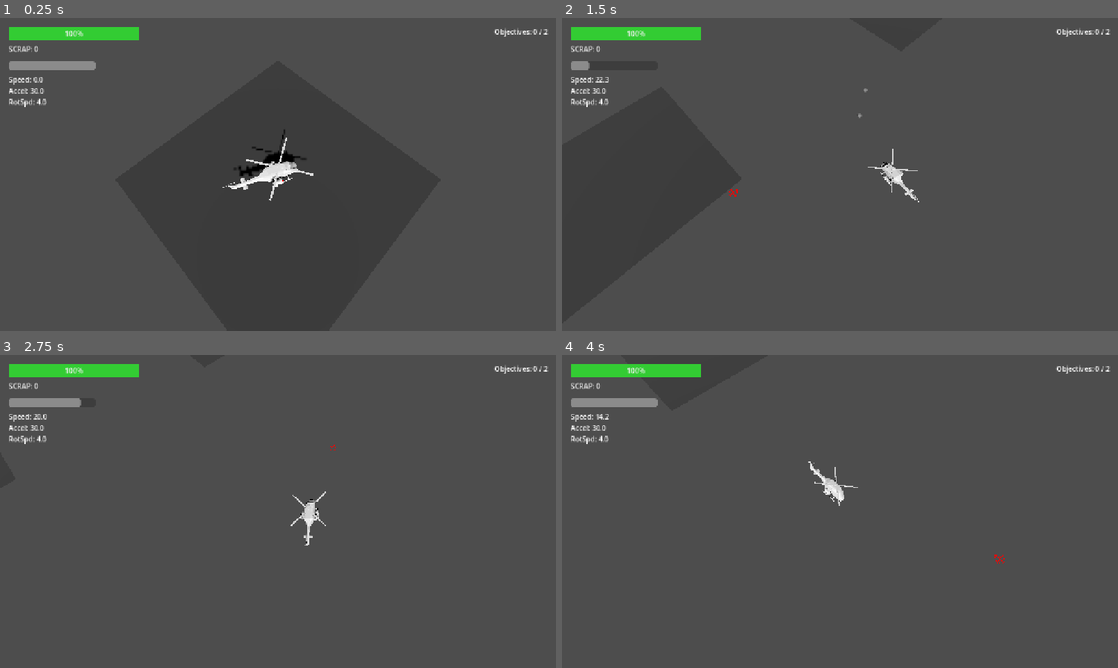
Above: before the commit, frames 1-4 (two rows, left to right).
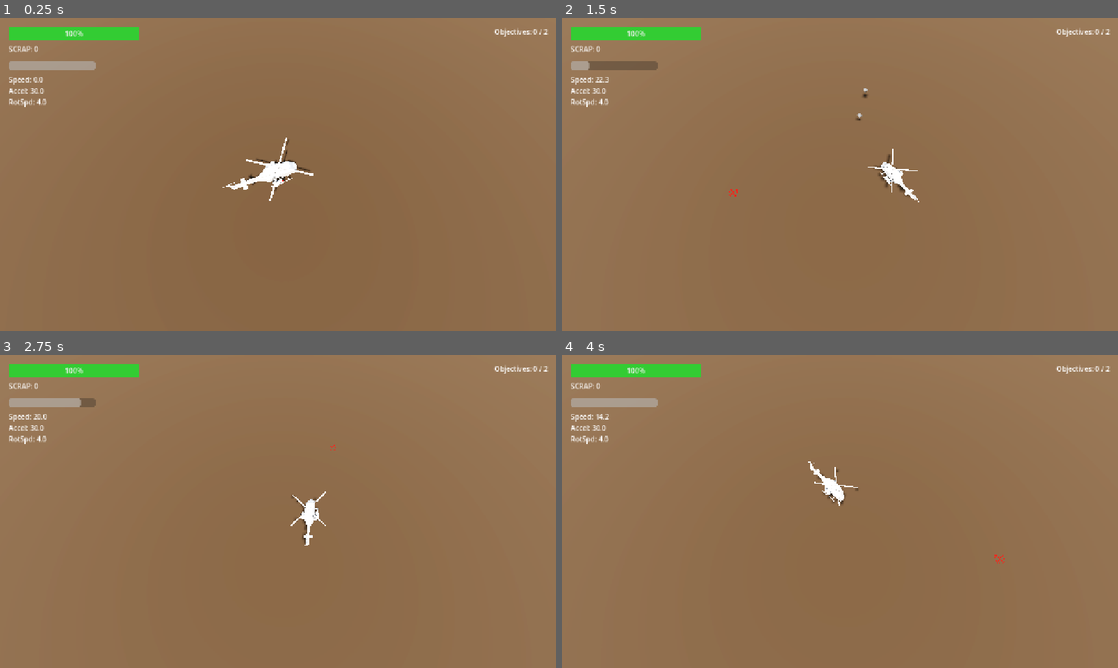
Above: after the commit, the same moments.

Repository: javiflores/helicopter
Game: Godot game, scene res://scenes/GameWorld.tscn
Two runs of this game, one before a commit and one after it. Both use one fixed random seed, a clock stepped at 60 frames per second and the inputs below.
Inputs (mouse positions are in pixels of both pictures, inside the frame that each line leads up to):
- Up to frame 1 (0.25 s): no input
- Up to frame 2 (1.5 s): move the mouse to (962, 158) at 0.52 s; hold D (move_right) 0.53-1.28 s; tap Space (dash) at 0.6 s; click (962, 158) at 0.67 s; move the mouse to (728, 190) at 1.27 s; hold S (move_back) from 1.28 s (still down); click (728, 190) at 1.35 s
- Up to frame 3 (2.75 s): move the mouse to (333, 442) at 2.02 s; release S (move_back) at 2.03 s; hold D (move_right) from 2.03 s (still down); right-click (333, 442) at 2.1 s
- Up to frame 4 (4 s): move the mouse to (812, 574) at 2.77 s; release D (move_right) at 2.78 s; hold W (move_forward) 2.78-3.53 s; tap E (interact) at 2.85 s; click (812, 574) at 2.92 s; move the mouse to (1006, 558) at 3.52 s; hold A (move_left) from 3.53 s (still down); tap F (ultimate) at 3.6 s

The runs differ from the first frame. In frame 1, 99% of the frame differs, in the area x 0-100%, y 0-100%; in frame 2, 99%; in frame 3, 99%; in frame 4, 99%.

Commit message:
added ground texture, fixed meshes

Diff:
--- /dev/null
+++ b/scenes/Environment.tscn
@@ -0,0 +1,49 @@
+[gd_scene load_steps=7 format=3]
+
+[sub_resource type="ProceduralSkyMaterial" id="ProceduralSkyMaterial_sky"]
+sky_top_color = Color(0.15, 0.2, 0.25, 1)
+sky_horizon_color = Color(0.35, 0.3, 0.25, 1)
+ground_bottom_color = Color(0.1, 0.08, 0.05, 1)
+ground_horizon_color = Color(0.35, 0.3, 0.25, 1)
+
+[sub_resource type="Sky" id="Sky_env"]
+sky_material = SubResource("ProceduralSkyMaterial_sky")
+
+[sub_resource type="Environment" id="Environment_world"]
+background_mode = 2
+sky = SubResource("Sky_env")
+tonemap_mode = 2
+glow_enabled = true
+fog_enabled = true
+fog_light_color = Color(0.35, 0.3, 0.25, 1)
+fog_density = 0.01
+
+[sub_resource type="PlaneMesh" id="PlaneMesh_giant"]
+size = Vector2(1000, 1000)
+
+[sub_resource type="StandardMaterial3D" id="StandardMaterial3D_dirt"]
+albedo_color = Color(0.3, 0.2, 0.1, 1)
+roughness = 0.95
+uv1_scale = Vector3(100, 100, 1)
+
+[sub_resource type="WorldBoundaryShape3D" id="WorldBoundaryShape3D_ground"]
+
+[node name="Environment" type="Node3D"]
+
+[node name="WorldEnvironment" type="WorldEnvironment" parent="."]
+environment = SubResource("Environment_world")
+
+[node name="DirectionalLight3D" type="DirectionalLight3D" parent="."]
+transform = Transform3D(0.866025, -0.433013, 0.25, 0, 0.5, 0.866025, -0.5, -0.75, 0.433013, 0, 10, 0)
+shadow_enabled = true
+shadow_blur = 1.5
+
+[node name="GlobalGround" type="MeshInstance3D" parent="."]
+transform = Transform3D(1, 0, 0, 0, 1, 0, 0, 0, 1, 0, -0.05, 0)
+mesh = SubResource("PlaneMesh_giant")
+surface_material_override/0 = SubResource("StandardMaterial3D_dirt")
+
+[node name="StaticBody3D" type="StaticBody3D" parent="GlobalGround"]
+
+[node name="CollisionShape3D" type="CollisionShape3D" parent="GlobalGround/StaticBody3D"]
+shape = SubResource("WorldBoundaryShape3D_ground")
--- a/scenes/GameWorld.tscn
+++ b/scenes/GameWorld.tscn
@@ -8,13 +8,13 @@
 [ext_resource type="Script" uid="uid://dph764u0k4x4u" path="res://scripts/GameLevel.gd" id="6_level_script"]
 [ext_resource type="Script" uid="uid://yxcha6eh23lp" path="res://scripts/DungeonGenerator.gd" id="7_generator_script"]
 [ext_resource type="PackedScene" uid="uid://room12345" path="res://scenes/Room.tscn" id="8_room"]
+[ext_resource type="PackedScene" path="res://scenes/Environment.tscn" id="9_env"]
+
 
 [node name="GameWorld" type="Node3D"]
 script = ExtResource("6_level_script")
 
-[node name="DirectionalLight3D" type="DirectionalLight3D" parent="."]
-transform = Transform3D(0.707107, -0.5, 0.5, 0, 0.707107, 0.707107, -0.707107, -0.5, 0.5, 0, 10, 0)
-shadow_enabled = true
+[node name="Environment" parent="." instance=ExtResource("9_env")]
 
 [node name="Camera3D" type="Camera3D" parent="."]
 transform = Transform3D(0.70710677, -0.66446316, 0.24184483, 0, 0.34202024, 0.93969285, -0.70710677, -0.66446316, 0.24184483, 0, 0, 0)
@@ -32,6 +32,7 @@
 [node name="Player" parent="." instance=ExtResource("1_player")]
 transform = Transform3D(1, 0, 0, 0, 1, 0, 0, 0, 1, 0, 1, 0)
 
+
 [node name="DungeonGenerator" type="Node3D" parent="."]
 script = ExtResource("7_generator_script")
 room_scene = ExtResource("8_room")
--- a/scenes/POIRescue.tscn
+++ b/scenes/POIRescue.tscn
@@ -1,17 +1,12 @@
-[gd_scene load_steps=9 format=3 uid="uid://poirescue1"]
+[gd_scene load_steps=12 format=3]
 
 [ext_resource type="Script" path="res://scripts/POIRescue.gd" id="1_poi"]
+[ext_resource type="PackedScene" path="res://assets/environment/scifi-planet-base-greenhouse.fbx" id="2_greenhouse"]
+[ext_resource type="PackedScene" path="res://assets/environment/man-astronaut.fbx" id="3_astronaut"]
 
 [sub_resource type="CylinderShape3D" id="CylinderShape3D_zone"]
-radius = 10.0
-height = 4.0
-
-[sub_resource type="StandardMaterial3D" id="StandardMaterial3D_building"]
-albedo_color = Color(0.8, 0.5, 0.2, 1)
-
-[sub_resource type="BoxMesh" id="BoxMesh_building"]
-material = SubResource("StandardMaterial3D_building")
-size = Vector3(1.5, 3.0, 1.5)
+radius = 12.0
+height = 6.0
 
 [sub_resource type="StandardMaterial3D" id="StandardMaterial3D_ring"]
 transparency = 1
@@ -22,14 +17,14 @@
 
 [sub_resource type="TorusMesh" id="TorusMesh_ring"]
 material = SubResource("StandardMaterial3D_ring")
-inner_radius = 9.8
-outer_radius = 10.0
+inner_radius = 11.8
+outer_radius = 12.0
 
 [sub_resource type="BoxMesh" id="BoxMesh_bar_bg"]
-size = Vector3(2, 0.2, 0.1)
+size = Vector3(3, 0.3, 0.1)
 
 [sub_resource type="BoxMesh" id="BoxMesh_bar_fill"]
-size = Vector3(2, 0.2, 0.1)
+size = Vector3(3, 0.3, 0.1)
 
 [sub_resource type="StandardMaterial3D" id="StandardMaterial3D_green"]
 albedo_color = Color(0, 1, 0, 1)
@@ -44,21 +39,37 @@
 [node name="CollisionShape3D" type="CollisionShape3D" parent="Area3D"]
 shape = SubResource("CylinderShape3D_zone")
 
-[node name="MeshInstance3D" type="MeshInstance3D" parent="."]
-transform = Transform3D(1, 0, 0, 0, 1, 0, 0, 0, 1, 0, 1, 0)
-mesh = SubResource("BoxMesh_building")
+[node name="VisualModel" parent="." instance=ExtResource("2_greenhouse")]
+transform = Transform3D(0.5, 0, 0, 0, 0.5, 0, 0, 0, 0.5, 0, 0, 0)
+
+[node name="Astronauts" type="Node3D" parent="."]
+
+[node name="Astronaut1" parent="Astronauts" instance=ExtResource("3_astronaut")]
+transform = Transform3D(0.8, 0, 0, 0, 0.8, 0, 0, 0, 0.8, 4, 0, 4)
+
+[node name="Astronaut2" parent="Astronauts" instance=ExtResource("3_astronaut")]
+transform = Transform3D(0.8, 0, 0, 0, 0.8, 0, 0, 0, 0.8, -4, 0, 4)
+
+[node name="Astronaut3" parent="Astronauts" instance=ExtResource("3_astronaut")]
+transform = Transform3D(0.8, 0, 0, 0, 0.8, 0, 0, 0, 0.8, 4, 0, -4)
+
+[node name="Astronaut4" parent="Astronauts" instance=ExtResource("3_astronaut")]
+transform = Transform3D(0.8, 0, 0, 0, 0.8, 0, 0, 0, 0.8, -4, 0, -4)
+
+[node name="Astronaut5" parent="Astronauts" instance=ExtResource("3_astronaut")]
+transform = Transform3D(0.8, 0, 0, 0, 0.8, 0, 0, 0, 0.8, 0, 0, 6)
 
 [node name="RingVisual" type="MeshInstance3D" parent="."]
 mesh = SubResource("TorusMesh_ring")
 
 [node name="Label3D" type="Label3D" parent="."]
-transform = Transform3D(1, 0, 0, 0, 1, 0, 0, 0, 1, 0, 3, 0)
+transform = Transform3D(1, 0, 0, 0, 1, 0, 0, 0, 1, 0, 6, 0)
 billboard = 1
-text = "RESCUE"
-font_size = 48
+text = "RESCUE MISSION"
+font_size = 64
 
 [node name="BarRoot" type="Node3D" parent="."]
-transform = Transform3D(1, 0, 0, 0, 1, 0, 0, 0, 1, 0, 3.5, 0)
+transform = Transform3D(1, 0, 0, 0, 1, 0, 0, 0, 1, 0, 5.2, 0)
 visible = false
 
 [node name="BarBG" type="MeshInstance3D" parent="BarRoot"]
--- a/scenes/Room.tscn
+++ b/scenes/Room.tscn
@@ -1,36 +1,31 @@
-[gd_scene load_steps=5 format=3 uid="uid://room12345"]
+[gd_scene load_steps=5 format=3]
 
 [ext_resource type="Script" path="res://scripts/Room.gd" id="1_room"]
 
 [sub_resource type="PlaneMesh" id="PlaneMesh_floor"]
-size = Vector2(20, 20)
+size = Vector2(50, 50)
 
-[sub_resource type="StandardMaterial3D" id="StandardMaterial3D_floor"]
-albedo_color = Color(0.25, 0.25, 0.25, 1)
+[sub_resource type="StandardMaterial3D" id="StandardMaterial3D_dirt"]
+albedo_color = Color(0.35, 0.25, 0.15, 1)
+roughness = 0.9
 
 [sub_resource type="BoxShape3D" id="BoxShape3D_floor"]
-size = Vector3(20, 0.1, 20)
+size = Vector3(50, 0.1, 50)
 
 [node name="Room" type="Node3D"]
 script = ExtResource("1_room")
 
-[node name="Floor" type="MeshInstance3D" parent="."]
-mesh = SubResource("PlaneMesh_floor")
-surface_material_override/0 = SubResource("StandardMaterial3D_floor")
-
-[node name="StaticBody3D" type="StaticBody3D" parent="Floor"]
-
-[node name="CollisionShape3D" type="CollisionShape3D" parent="Floor/StaticBody3D"]
-shape = SubResource("BoxShape3D_floor")
-
 [node name="SpawnPoint1" type="Marker3D" parent="."]
-transform = Transform3D(1, 0, 0, 0, 1, 0, 0, 0, 1, -5, 1, -5)
+transform = Transform3D(1, 0, 0, 0, 1, 0, 0, 0, 1, -15, 0, -15)
 
 [node name="SpawnPoint2" type="Marker3D" parent="."]
-transform = Transform3D(1, 0, 0, 0, 1, 0, 0, 0, 1, 5, 1, 5)
+transform = Transform3D(1, 0, 0, 0, 1, 0, 0, 0, 1, 15, 0, 15)
 
 [node name="SpawnPoint3" type="Marker3D" parent="."]
-transform = Transform3D(1, 0, 0, 0, 1, 0, 0, 0, 1, 5, 1, -5)
+transform = Transform3D(1, 0, 0, 0, 1, 0, 0, 0, 1, 15, 0, -15)
 
 [node name="SpawnPoint4" type="Marker3D" parent="."]
-transform = Transform3D(1, 0, 0, 0, 1, 0, 0, 0, 1, -5, 1, 5)
+transform = Transform3D(1, 0, 0, 0, 1, 0, 0, 0, 1, -15, 0, 15)
+
+[node name="SpawnPointCenter" type="Marker3D" parent="."]
+transform = Transform3D(1, 0, 0, 0, 1, 0, 0, 0, 1, 0, 0, 0)
--- a/scripts/EnemyTurret.gd
+++ b/scripts/EnemyTurret.gd
@@ -4,7 +4,9 @@
 @export var damage: float = 10.0
 @export var detection_range: float = 25.0
 @export var projectile_speed: float = 25.0
+@export var max_health: float = 100.0
 
+var health: float = 100.0
 var target = null
 var fire_timer: float = 0.0
 
@@ -12,6 +14,7 @@
 
 func _ready():
 	add_to_group("enemy")
+	health = max_health
 	# Basic Mesh Setup if not in tscn
 	if get_child_count() == 0:
 		_setup_placeholder_visuals()
@@ -74,11 +77,38 @@
 	proj.configure(damage, detection_range, projectile_speed, self)
 	proj.velocity = fire_dir * projectile_speed
 
-func take_damage(amount):
-	# Turrets can be destroyed?
-	# In POIDestroy, maybe the turrets are separate destructible entities
-	# For now, let's give them health
-	pass
+func take_damage(amount: float):
+	health -= amount
+	_flash_visuals_recursive(self)
+
+	if health <= 0:
+		die()
+
+func die():
+	print("Turret destroyed!")
+	# Optional: spawn explosion
+	queue_free()
+
+func _flash_visuals_recursive(node: Node):
+	if node is MeshInstance3D:
+		var mat = node.get_active_material(0)
+		if mat:
+			if not mat.resource_name.contains("unique"):
+				mat = mat.duplicate()
+				mat.resource_name += "_unique"
+				node.set_surface_override_material(0, mat)
+
+			mat.emission_enabled = true
+			mat.emission = Color.RED
+			mat.emission_energy_multiplier = 3.0
+
+			var flash = create_tween()
+			flash.tween_property(mat, "emission_energy_multiplier", 0.0, 0.15)
+			flash.finished.connect(func(): if mat: mat.emission_enabled = false)
+
+	for child in node.get_children():
+		_flash_visuals_recursive(child)
+
 
 func _setup_placeholder_visuals():
 	var body = MeshInstance3D.new()
--- a/scripts/POIDestroy.gd
+++ b/scripts/POIDestroy.gd
@@ -6,6 +6,7 @@
 var current_health: float = 0.0
 var is_destroyed: bool = false
 var ambush_triggered: bool = false
+var rotation_tween: Tween = null
 
 var enemy_scene = preload("res://scenes/Enemy.tscn")
 
@@ -23,16 +24,26 @@
 	# Find Dish/Head dynamically in the hierarchy
 	var visual_model = get_node_or_null("VisualModel")
 	if visual_model:
-		# Use a more specific search priority
-		var dish = find_node_by_pattern(visual_model, ["dish", "head"])
+		var root = visual_model
+		if visual_model.get_child_count() > 0:
+			root = visual_model.get_child(0) # often FBX importer adds a wrapper
+
+		# Look for children first to avoid rotating the entire root
+		var dish = null
+		for child in root.get_children():
+			dish = find_node_by_pattern(child, ["dish", "head"])
+			if dish: break
+
 		if not dish:
-			dish = find_node_by_pattern(visual_model, ["rotor", "satelit"])
+			# Fallback but still avoid the topmost visual node
+			for child in root.get_children():
+				dish = find_node_by_pattern(child, ["rotor", "satelit", "antenna"])
+				if dish: break
 
 		if dish:
-			var tween = create_tween()
-			tween.set_loops()
-			# Some models need rotation on different axes, Y is common for dishes
-			tween.tween_property(dish, "rotation:y", PI * 2, 4.0).as_relative()
+			rotation_tween = create_tween()
+			rotation_tween.set_loops()
+			rotation_tween.tween_property(dish, "rotation:y", PI * 2, 4.0).as_relative()
 			print("Found and Rotating: ", dish.name)
 
 func print_tree_recursive(node: Node, indent: String = ""):
@@ -76,10 +87,19 @@
 	if node is MeshInstance3D:
 		var mat = node.get_active_material(0)
 		if mat:
+			if not mat.resource_name.contains("unique"):
+				mat = mat.duplicate()
+				mat.resource_name += "_unique"
+				node.set_surface_override_material(0, mat)
+
 			mat.emission_enabled = true
 			mat.emission = Color.RED
-			# Simple way to flash without awaiting everything (might be messy with multiple)
-			# Better: use a timer or tween
+			mat.emission_energy_multiplier = 2.0
+
+			# Use a one-shot tween to flash and then turn off
+			var flash = create_tween()
+			flash.tween_property(mat, "emission_energy_multiplier", 0.0, 0.2)
+			flash.finished.connect(func(): mat.emission_enabled = false)
 	for child in node.get_children():
 		_flash_meshes_recursive(child)
 
@@ -106,6 +126,9 @@
 	var visual_model = get_node_or_null("VisualModel")
 	if visual_model:
 		_set_meshes_color_recursive(visual_model, Color.DARK_SLATE_GRAY)
+
+	if rotation_tween:
+		rotation_tween.kill()
 
 	# Spawn explosion effect if we had one
 	print("Radar Destroyed!")
--- a/scripts/POIRescue.gd
+++ b/scripts/POIRescue.gd
@@ -108,17 +108,8 @@
 	current_time = rescue_duration
 	$Label3D.text = "SAVED!"
 
-	# Fix: Access material correctly
-	var mat = $MeshInstance3D.get_active_material(0)
-	if mat:
-		mat.albedo_color = Color.GREEN
-	else:
-		# If no active material found (e.g. on mesh resource), try getting it from mesh
-		var mesh = $MeshInstance3D.mesh
-		if mesh and mesh.material:
-			# Duplicate to avoid affecting other instances sharing the resource
-			$MeshInstance3D.mesh.material = mesh.material.duplicate()
-			$MeshInstance3D.mesh.material.albedo_color = Color.GREEN
+	# Turn everything green recursively
+	_set_meshes_color_recursive(self, Color.GREEN)
 
 	if player_ref:
 		if player_ref.has_method("collect_loot"):
@@ -129,6 +120,14 @@
 	if GameManager.has_method("complete_objective"):
 		GameManager.complete_objective()
 
-	# Optional: Fly away animation or disappear
-	# await get_tree().create_timer(1.0).timeout
-	# queue_free()
+func _set_meshes_color_recursive(node: Node, color: Color):
+	if node is MeshInstance3D:
+		var mat = node.get_active_material(0)
+		if mat:
+			if not mat.resource_name.contains("unique"):
+				mat = mat.duplicate()
+				mat.resource_name += "_unique"
+				node.set_surface_override_material(0, mat)
+			mat.albedo_color = color
+	for child in node.get_children():
+		_set_meshes_color_recursive(child, color)
